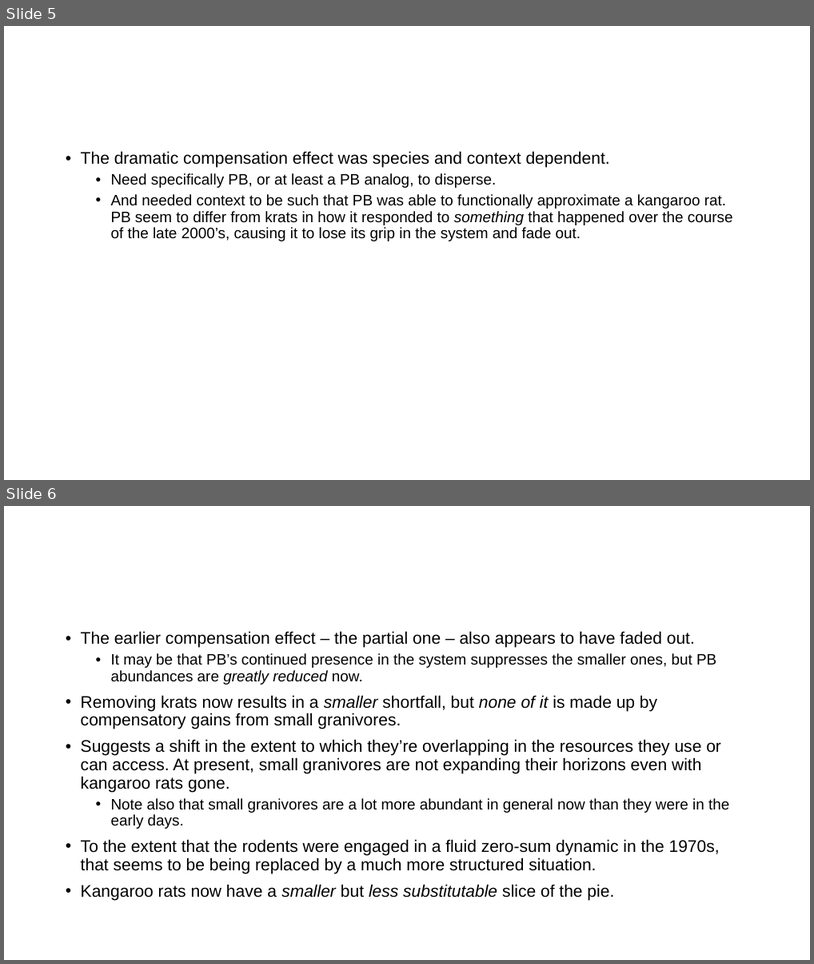
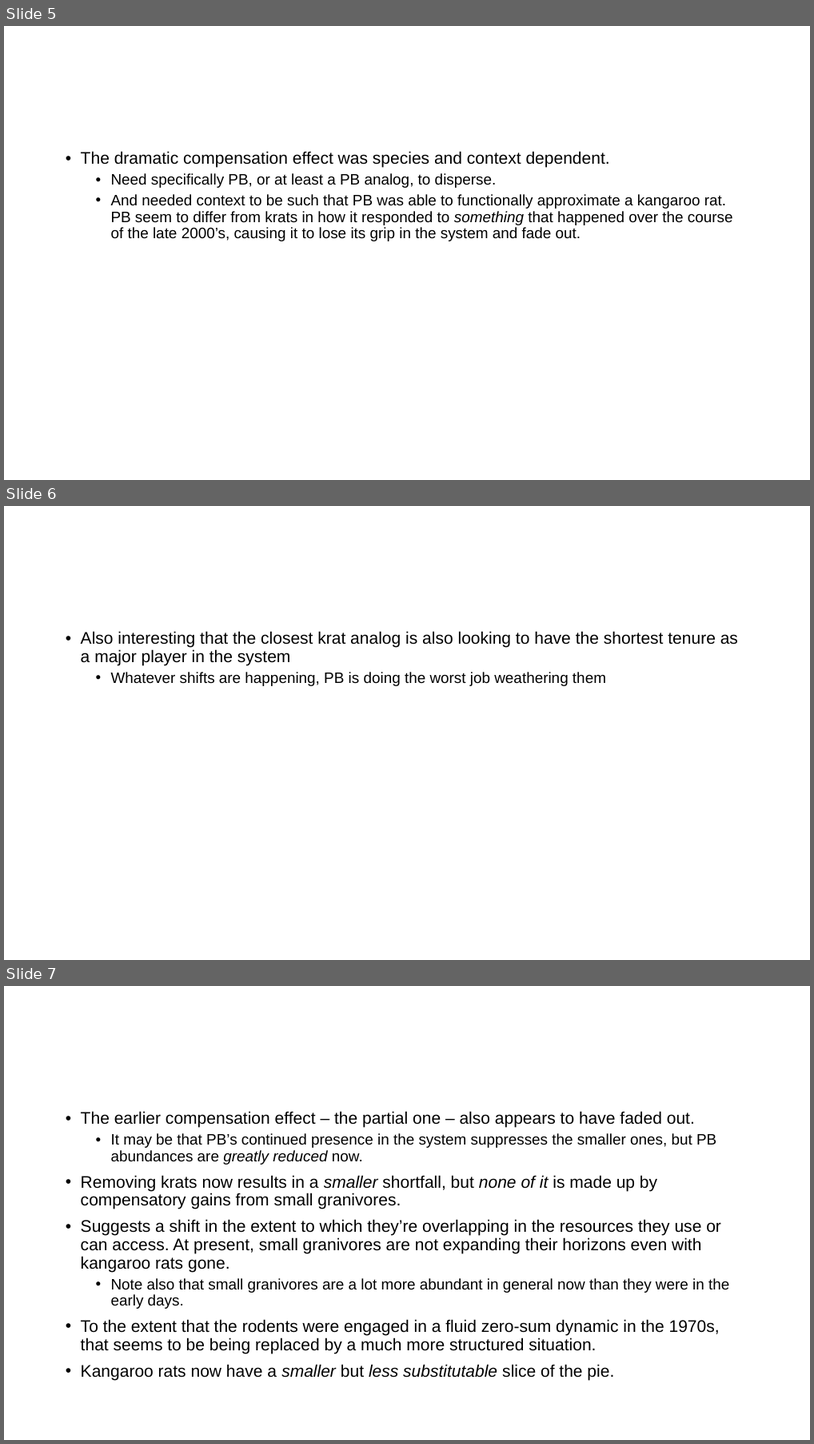
Before and after one commit to diazrenata/squareone, a slide deck: scaffold/Reports/breakdown_figs_files/figure-gfm/Presentation2.pptx. Shown one above the other, each under a label of ours: slides 5 and 6 before the commit, slides 5, 6 and 7 after it. The pictures are 814x964 and 814x1444 pixels, drawn with LibreOffice and Linux fonts; fonts in the diff are those of the drawing. Boxes give left, top, right and bottom in pixels: in the first picture for what was removed or moved away, otherwise in the second. Text is boxed around its words. In the diff, an @@ line names an element or a change of style, - is before the commit and + after.

```diff
--- a/scaffold/Reports/breakdown_figs_files/figure-gfm/Presentation2.pptx
+++ b/scaffold/Reports/breakdown_figs_files/figure-gfm/Presentation2.pptx
@@ slide 6 added at <box>4,506,810,960</box>, background #FFFFFF @@
@@ text added at <box>81,631,738,686</box>, 20 pt, text #000000 @@
+• Also interesting that the closest krat analog is also looking to have the shortest tenure as a major player in the system
+  • Whatever shifts are happening, PB is doing the worst job weathering them
@@ what was slide 6 is now slide 7 @@
```
Also in this commit, not shown: 1 slide changed, 1 other slide added.
